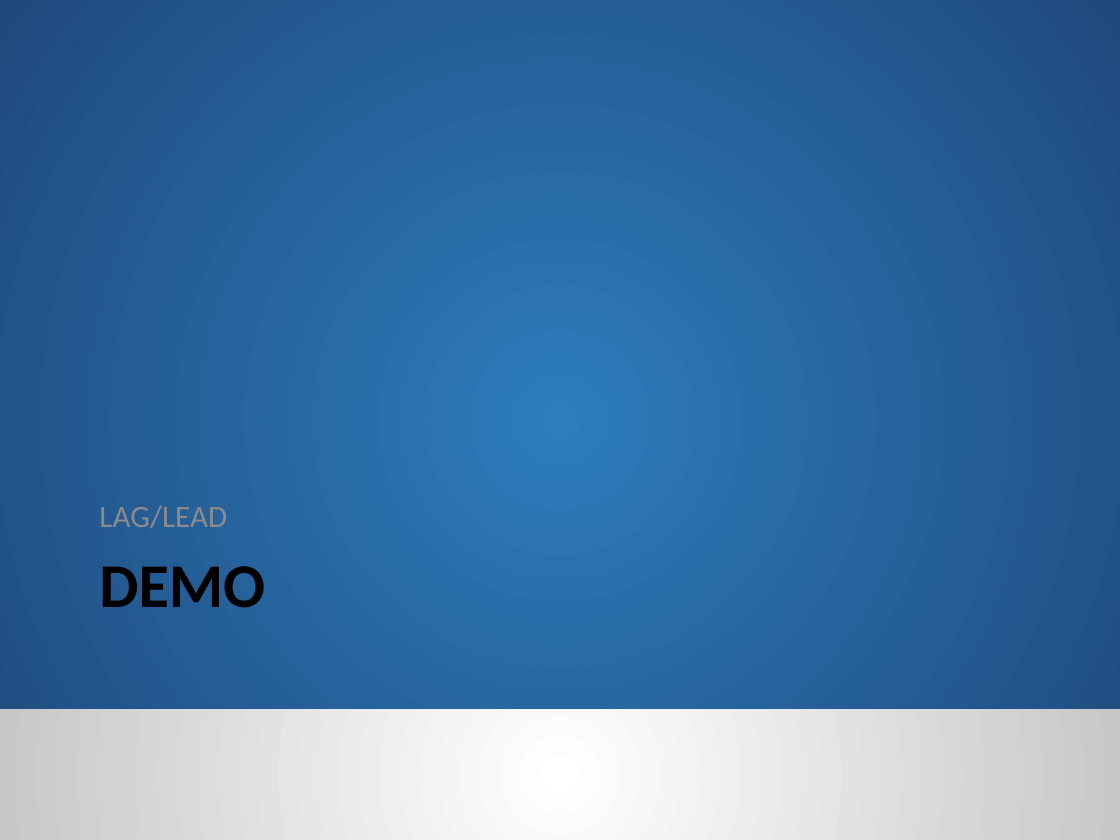
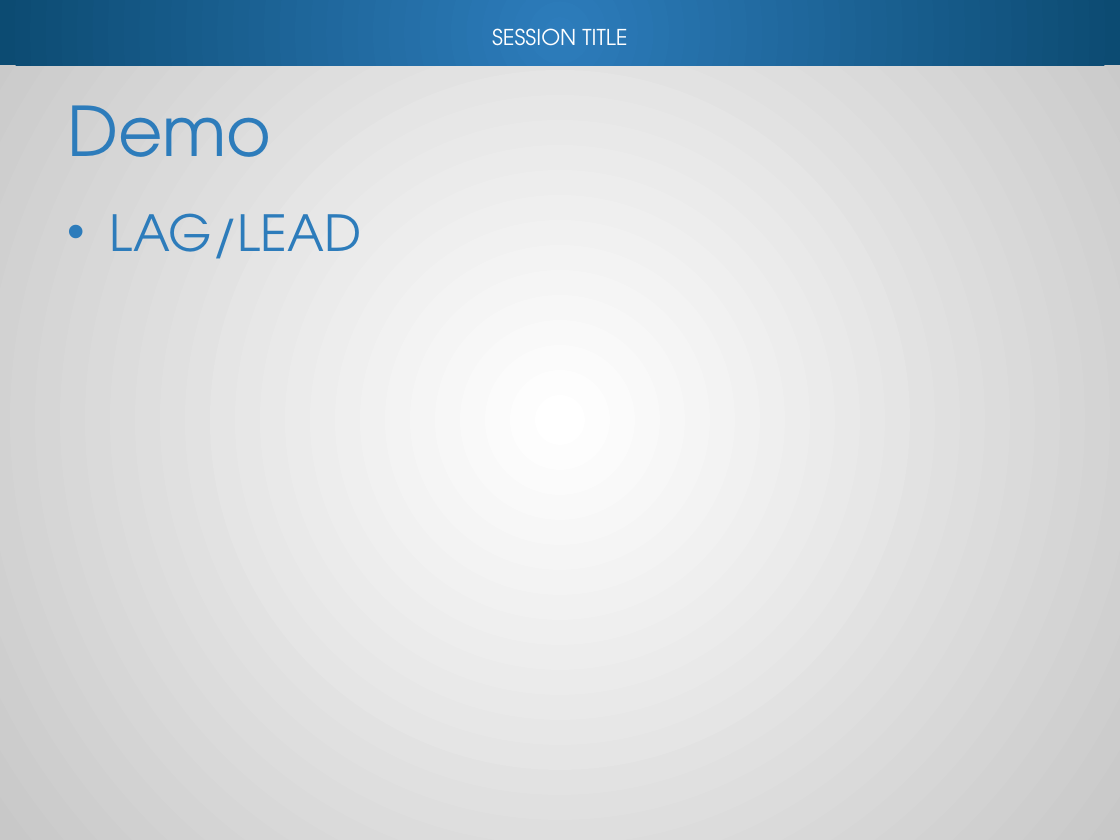
Before and after one commit to reachanu21/T-SQLWindowing, a slide deck: slide 29 of Presentation/TSQL_Windowing.pptx. Drawn at 1120x840 pixels with LibreOffice and Linux fonts; fonts in the diff are those of the drawing; background and template pictures are left out. Boxes give left, top, right and bottom in pixels: in the first picture for what was removed or moved away, otherwise in the second. Text is boxed around its words. In the diff, an @@ line names an element or a change of style, - is before the commit and + after.

```diff
--- a/Presentation/TSQL_Windowing.pptx
+++ b/Presentation/TSQL_Windowing.pptx
@@ rectangle at [0, 0, 1120, 840]: fill gradient #2D7CBB to #1F497D to gradient #FFFFFF to #C8C8C8; shadow on @@
@@ rectangle added at [0, 0, 1120, 65], fill gradient #2D7CBB to #0C4B72 @@
@@ text added at [492, 28, 627, 46], 14 pt, text #FFFFFF @@
+SESSION TITLE
@@ title "Demo" at [67, 105, 271, 157]: vertical alignment top to middle @@
@@ title at [67, 105, 271, 157]: text changed; size 40 to 44 pt; font Calibri to TeX Gyre Adventor; text colour #000000 to #2D7CBB; bold off @@
-DEMO
+Demo
@@ text "LAG/LEAD": place and size @@
-text "LAG/LEAD" at [99, 505, 227, 528]
+text "LAG/LEAD" at [109, 213, 361, 259]
@@ text "LAG/LEAD" at [109, 213, 361, 259]: size 20 to 32 pt, font Calibri to TeX Gyre Adventor, text colour #8C8C8C to #2D7CBB; bullet none to •; more space between paragraphs; vertical alignment bottom to top @@
@@ rectangle removed at [0, 709, 1120, 840] @@
```
Also in this commit, not shown: 31 other slides changed.
